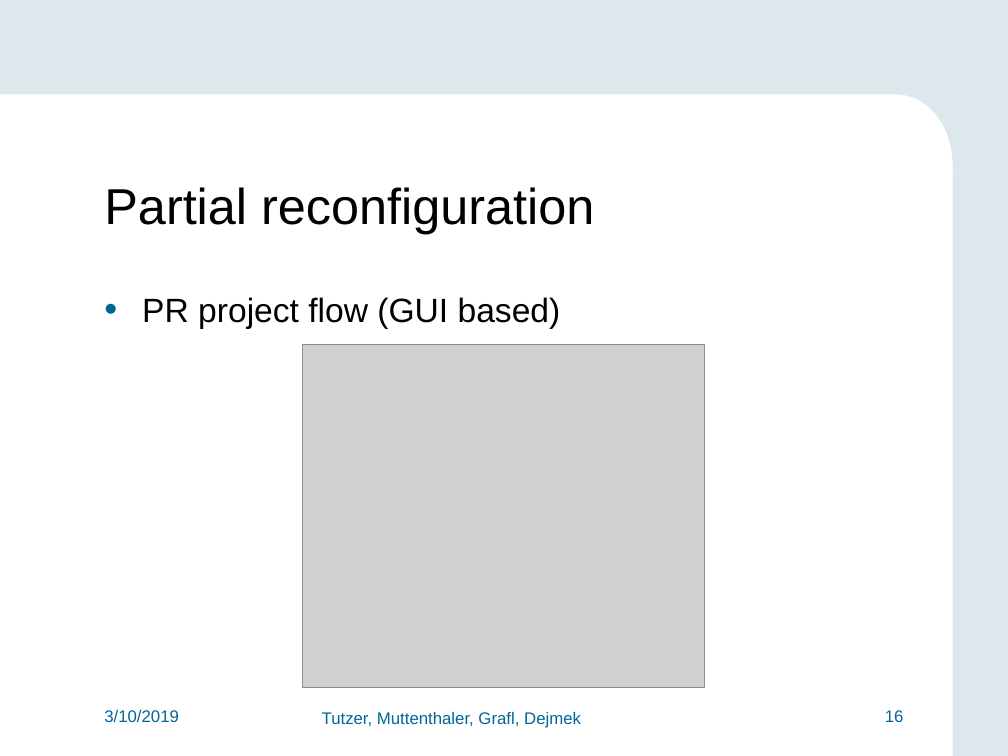
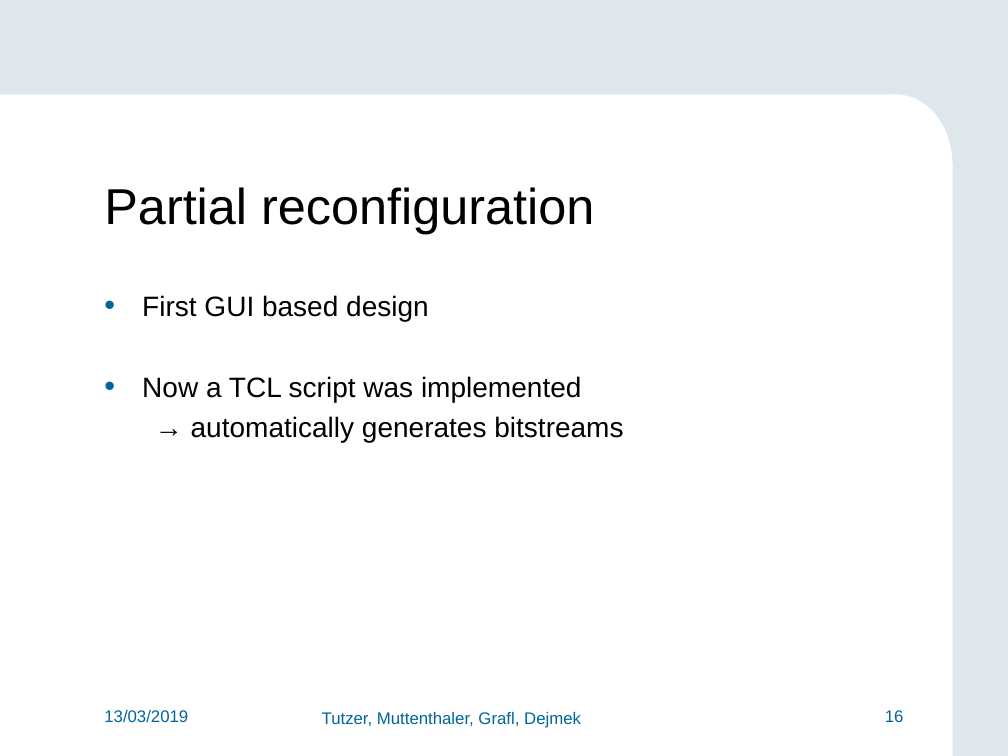
Before and after one commit to FlorianMuttenthaler/SocLabPartialReconfigIot, a slide deck: slide 16 of report/Final_presentation.pptx. Drawn at 1008x756 pixels with LibreOffice and Linux fonts; fonts in the diff are those of the drawing; grey boxes stand for pictures; background and template pictures are left out. Boxes give left, top, right and bottom in pixels: in the first picture for what was removed or moved away, otherwise in the second. Text is boxed around its words. In the diff, an @@ line names an element or a change of style, - is before the commit and + after.

```diff
--- a/report/Final_presentation.pptx
+++ b/report/Final_presentation.pptx
@@ text at (142,295,623,442): text changed; size 24 to 20 pt @@
-• PR project flow (GUI based)
+• First GUI based design
+• Now a TCL script was implemented
+  → automatically generates bitstreams
@@ picture removed at (303,345,706,688) @@
@@ text at (104,710,188,723): text changed @@
-3/10/2019
+13/03/2019
```
Also in this commit, not shown: 16 other slides changed, 7 slides added, 3 slides removed, 1 other file.
